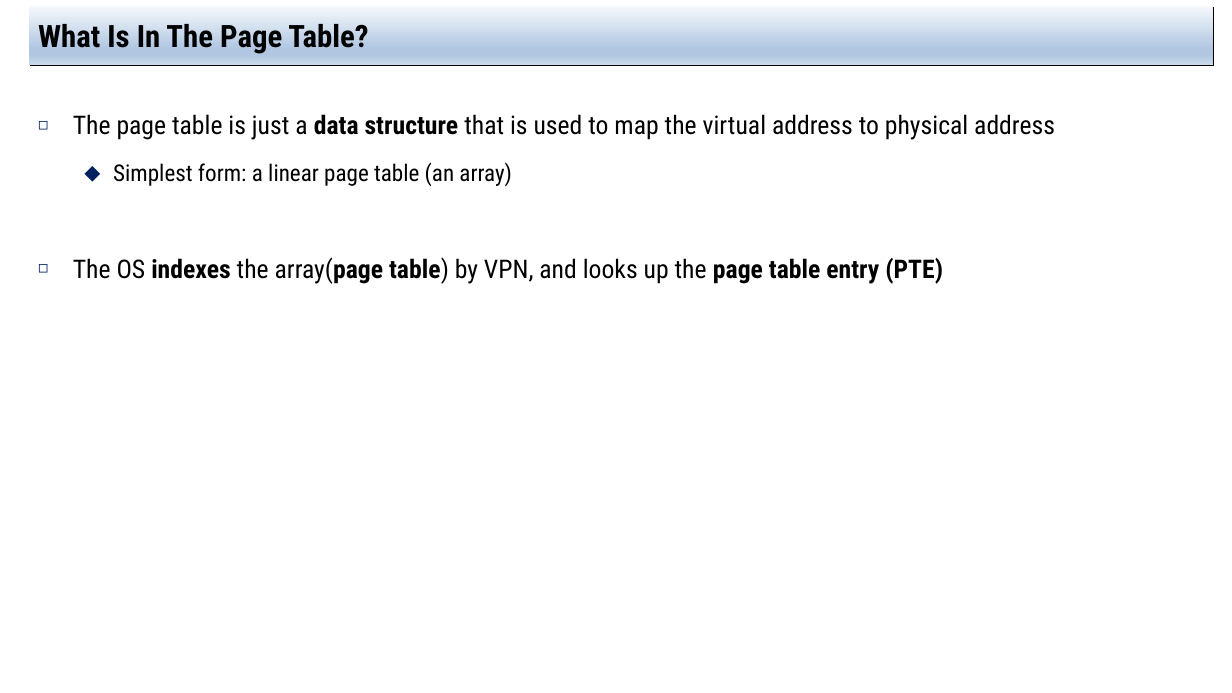
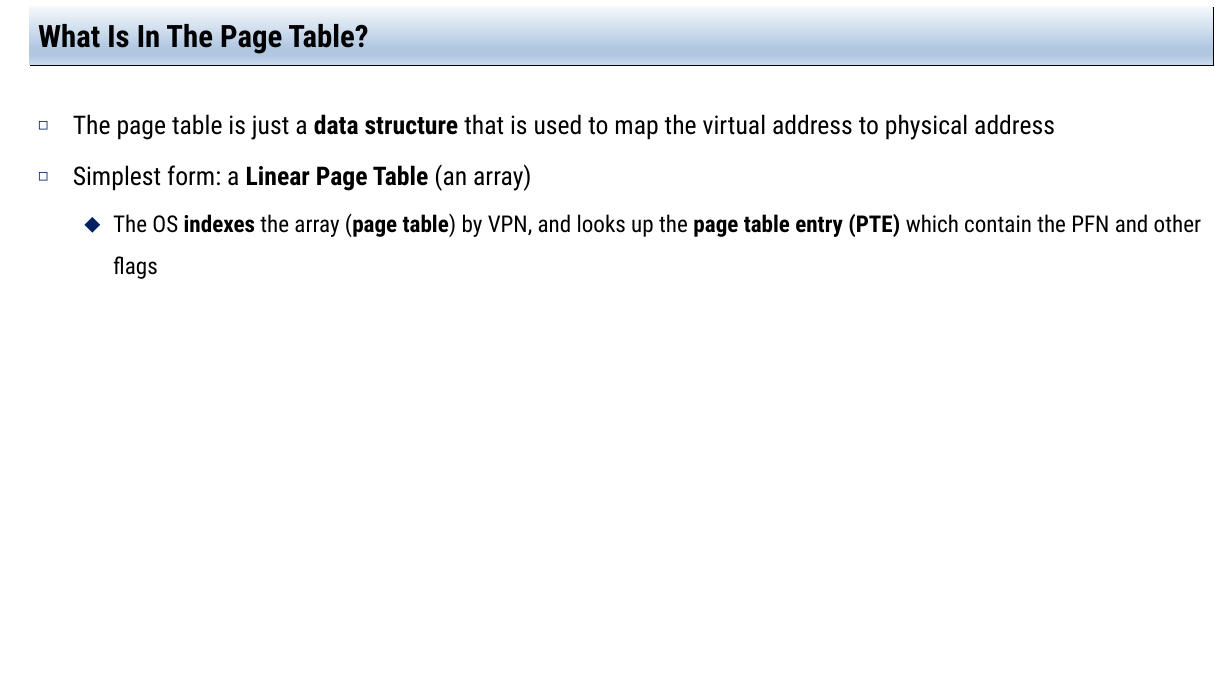
Before and after one commit to jachermocilla/extra-course-materials, a slide deck: slide 12 of cmsc125/ostep/slides/01.Virtualization/18.Paging_Introduction.pptx. Drawn at 1232x693 pixels with LibreOffice and Linux fonts; fonts in the diff are those of the drawing. Boxes give left, top, right and bottom in pixels: in the first picture for what was removed or moved away, otherwise in the second. Text is boxed around its words. In the diff, an @@ line names an element or a change of style, - is before the commit and + after.

```diff
--- a/cmsc125/ostep/slides/01.Virtualization/18.Paging_Introduction.pptx
+++ b/cmsc125/ostep/slides/01.Virtualization/18.Paging_Introduction.pptx
@@ text at (73,164,1201,279): text changed; size 20 to 18 pt @@
-  ⬥ Simplest form: a linear page table (an array)
-◻ The OS indexes the array(page table) by VPN, and looks up the page table entry (PTE)
+◻ Simplest form: a Linear Page Table (an array)
+  ⬥ The OS indexes the array (page table) by VPN, and looks up the page table entry (PTE) which contain the PFN and other flags
```
Also in this commit, not shown: 1 other slide changed, 7 other files.
